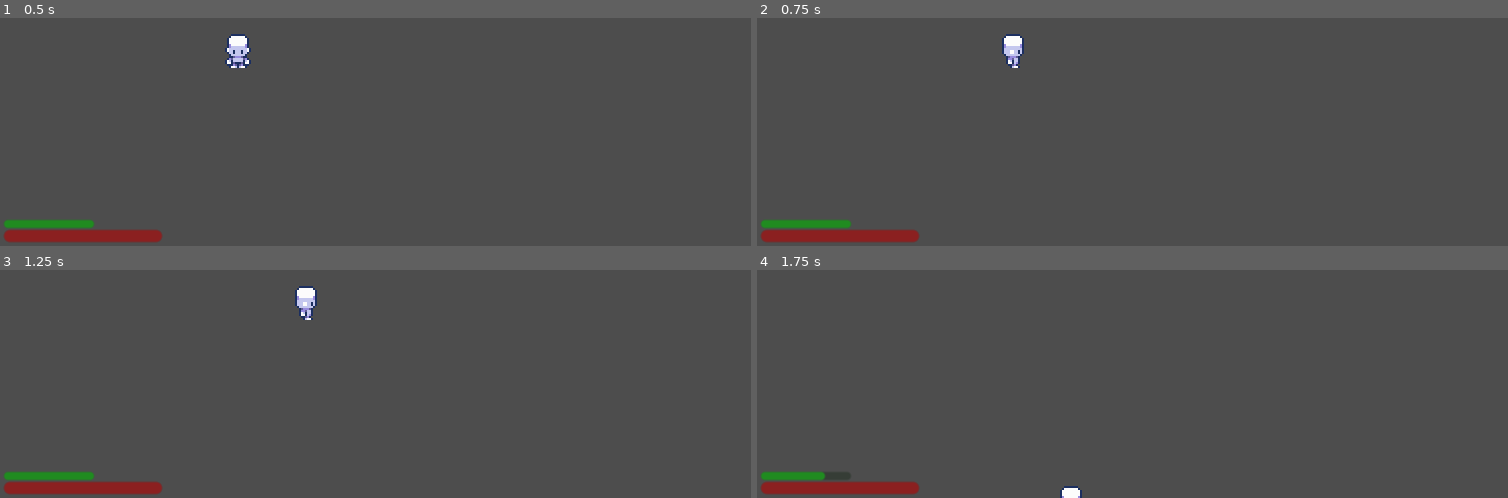
Above: before the commit, frames 1-4 (two rows, left to right).
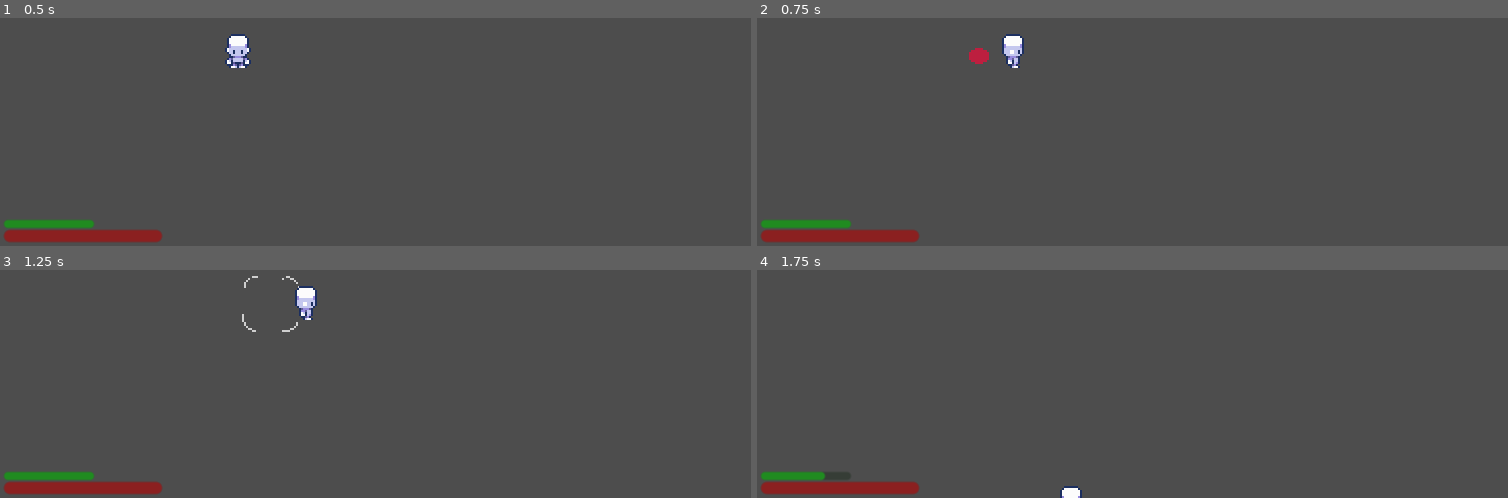
Above: after the commit, the same moments.

Repository: Z3BINI/fnac-project
Game: Godot game, scene res://scenes/levels/test_world.tscn
The game is run twice, just before and just after one commit, with the same random seed, the same clock (stepped at 60 frames per second) and the same inputs. The project has no main scene, so this scene is started directly.
Inputs (mouse positions are in pixels of both pictures, inside the frame that each line leads up to):
- Up to frame 1 (0.5 s): no input
- Up to frame 2 (0.75 s): tap Enter at 0.5 s; move the mouse to (1305, 59) at 0.52 s; hold D (move_right) from 0.53 s (still down); tap Q (ability_1) at 0.6 s
- Up to frame 3 (1.25 s): keep holding D (move_right)
- Up to frame 4 (1.75 s): move the mouse to (982, 345) at 1.27 s; release D (move_right) at 1.28 s; hold S (move_down) from 1.28 s (still down); tap Space (dash) at 1.35 s

Frame 1 is identical in both runs. In frame 2, 0.1% of the frame differs, in the area x 28-31%, y 13-21%; in frame 3, less than 0.1%; in frame 4, nothing differs.
Error before the commit: Invalid access to property or key 'global_position' on a base object of type 'null instance'. (res://scripts/player/player.gd:21)

Commit message:
Added Marker2D for spell spawn point

Diff:
--- a/scenes/player/player.tscn
+++ b/scenes/player/player.tscn
@@ -365,6 +365,9 @@
 position = Vector2(-0.108038, -8.63071)
 shape = SubResource("RectangleShape2D_f3bel")
 
+[node name="CastPos" type="Marker2D" parent="."]
+position = Vector2(-16.7043, 2.11588)
+
 [node name="Sprite2D" type="Sprite2D" parent="."]
 position = Vector2(0.575733, -1.90368)
 texture = ExtResource("7_bibi5")
